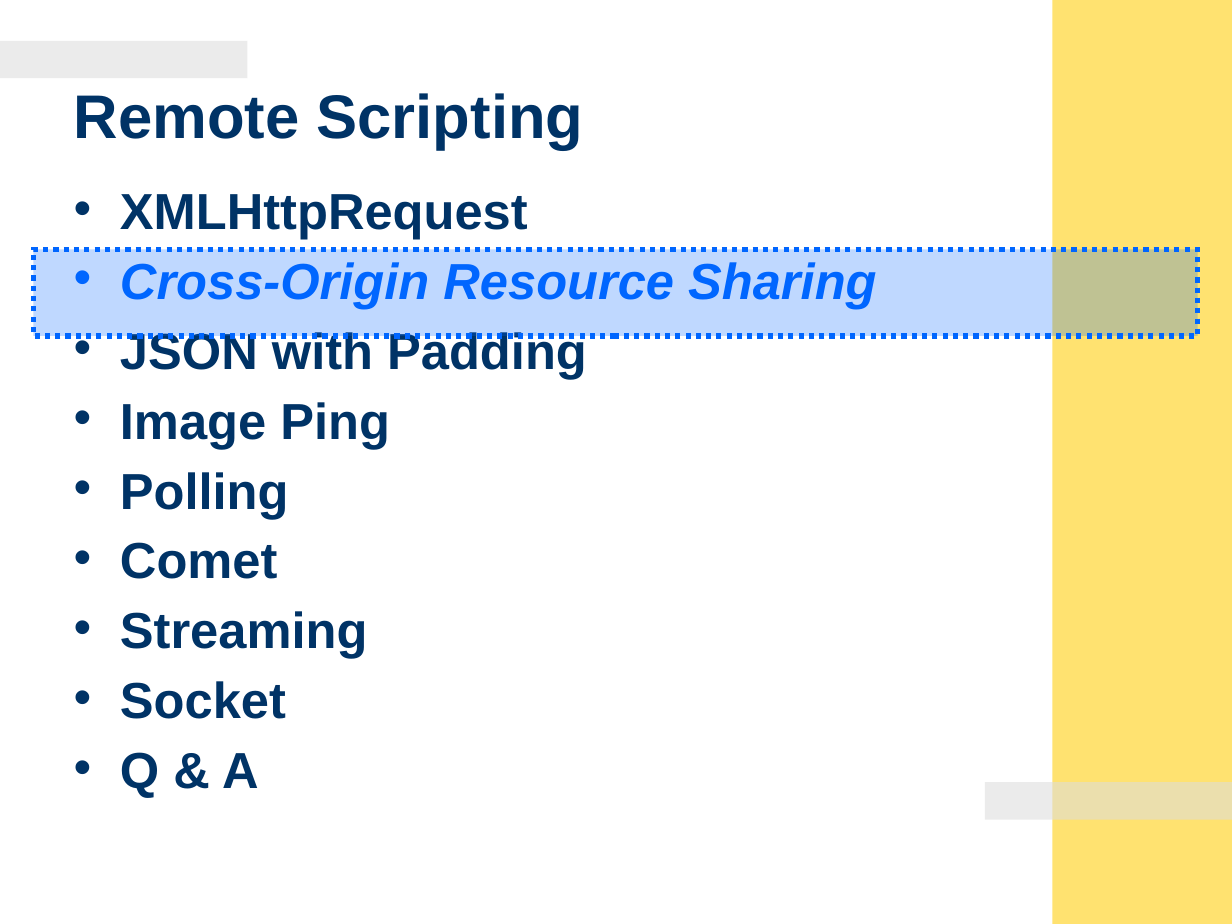
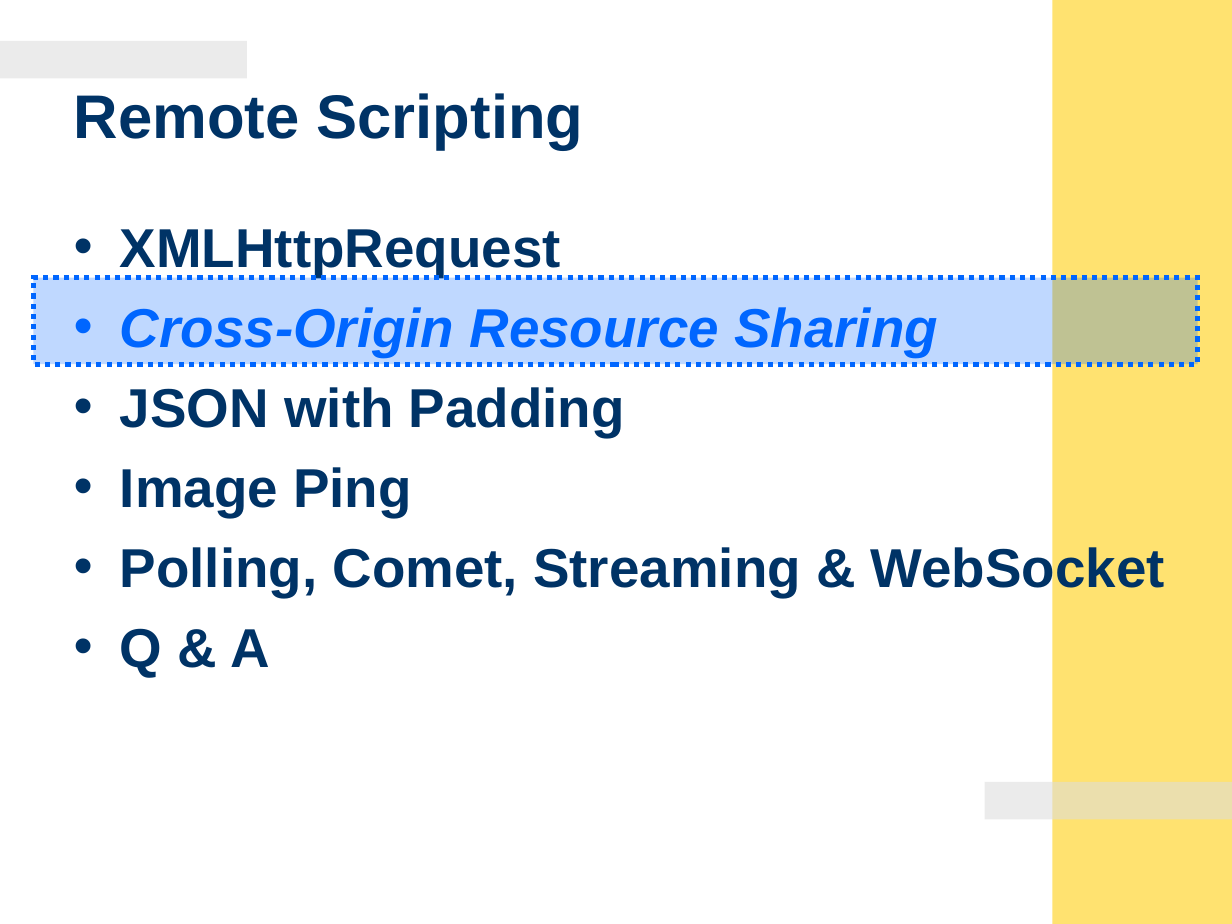
Before and after one commit to auntyellow/js, a slide deck: slide 21 of JavaScript - Object-Oriented Programming & Remote Scripting.ppt. Drawn at 1232x924 pixels with LibreOffice and Linux fonts; fonts in the diff are those of the drawing; background and template pictures are left out. Boxes give left, top, right and bottom in pixels: in the first picture for what was removed or moved away, otherwise in the second. Text is boxed around its words. In the diff, an @@ line names an element or a change of style, - is before the commit and + after.

```diff
--- a/JavaScript - Object-Oriented Programming & Remote Scripting.ppt
+++ b/JavaScript - Object-Oriented Programming & Remote Scripting.ppt
@@ text "XMLHttpRequest": place and size @@
-text "XMLHttpRequest" at box(120, 194, 876, 798)
+text "XMLHttpRequest" at box(120, 229, 1165, 677)
@@ text at box(120, 229, 938, 677): size 29.6 to 32 pt in "XMLHttpRequest", "Cross-Origin Resource Sharing", "JSON with Padding", "Image Ping" and 1 more places; line spacing 0.7 to 0.8 @@
@@ rectangle: place and size @@
-rectangle at box(33, 249, 1198, 335)
+rectangle at box(33, 277, 1198, 363)
@@ text at box(120, 544, 1165, 597): text changed; size 29.6 to 32 pt @@
-• Polling
-• Comet
-• Streaming
-• Socket
+• Polling, Comet, Streaming & WebSocket
```
Also in this commit, not shown: 14 other slides changed, 2 slides added, 4 slides removed, 5 other files.
